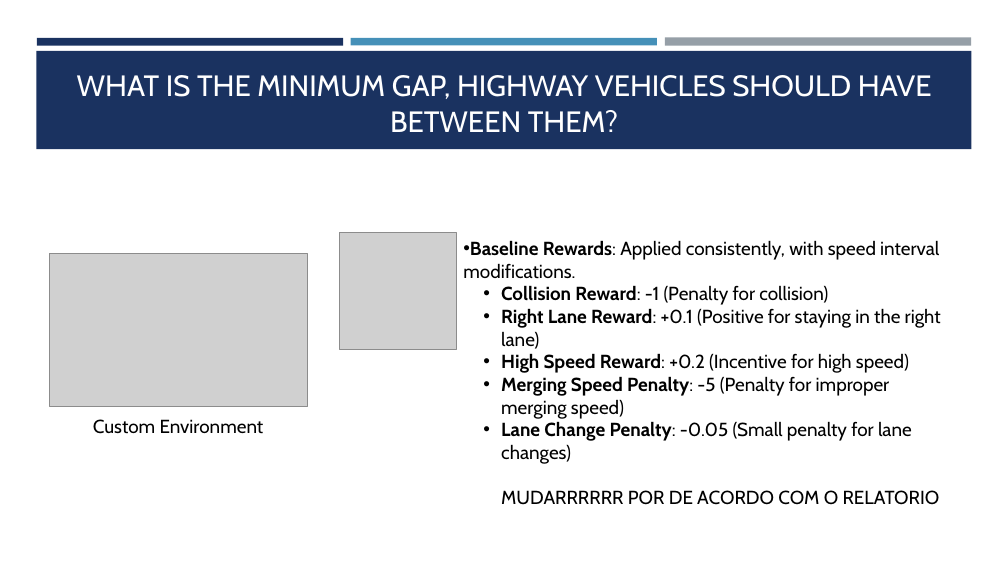
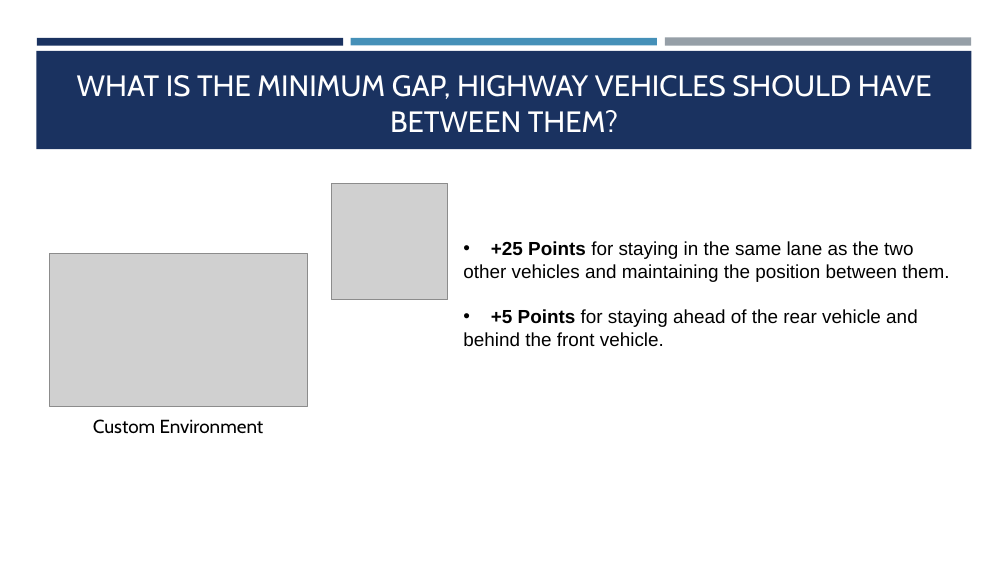
Before and after one commit to GBrochado/MS_Highway_RE, a slide deck: slide 8 of Apresentação MS.pptx. Drawn at 1008x567 pixels with LibreOffice and Linux fonts; fonts in the diff are those of the drawing; grey boxes stand for pictures. Boxes give left, top, right and bottom in pixels: in the first picture for what was removed or moved away, otherwise in the second. Text is boxed around its words. In the diff, an @@ line names an element or a change of style, - is before the commit and + after.

Commit message:
Presentation Finished

```diff
--- a/Apresentação MS.pptx
+++ b/Apresentação MS.pptx
@@ picture: place and size @@
-picture at box(340, 233, 456, 349)
+picture at box(331, 183, 448, 299)
@@ text at box(463, 241, 949, 347): text changed; font Cabin to Arial @@
-• Baseline Rewards: Applied consistently, with speed interval modifications.
-  • Collision Reward: -1 (Penalty for collision)
-  • Right Lane Reward: +0.1 (Positive for staying in the right lane)
-  • High Speed Reward: +0.2 (Incentive for high speed)
-  • Merging Speed Penalty: -5 (Penalty for improper merging speed)
-  • Lane Change Penalty: -0.05 (Small penalty for lane changes)
-  MUDARRRRRR POR DE ACORDO COM O RELATORIO
+• +25 Points for staying in the same lane as the two other vehicles and maintaining the position between them.
+• +5 Points for staying ahead of the rear vehicle and behind the front vehicle.
```
